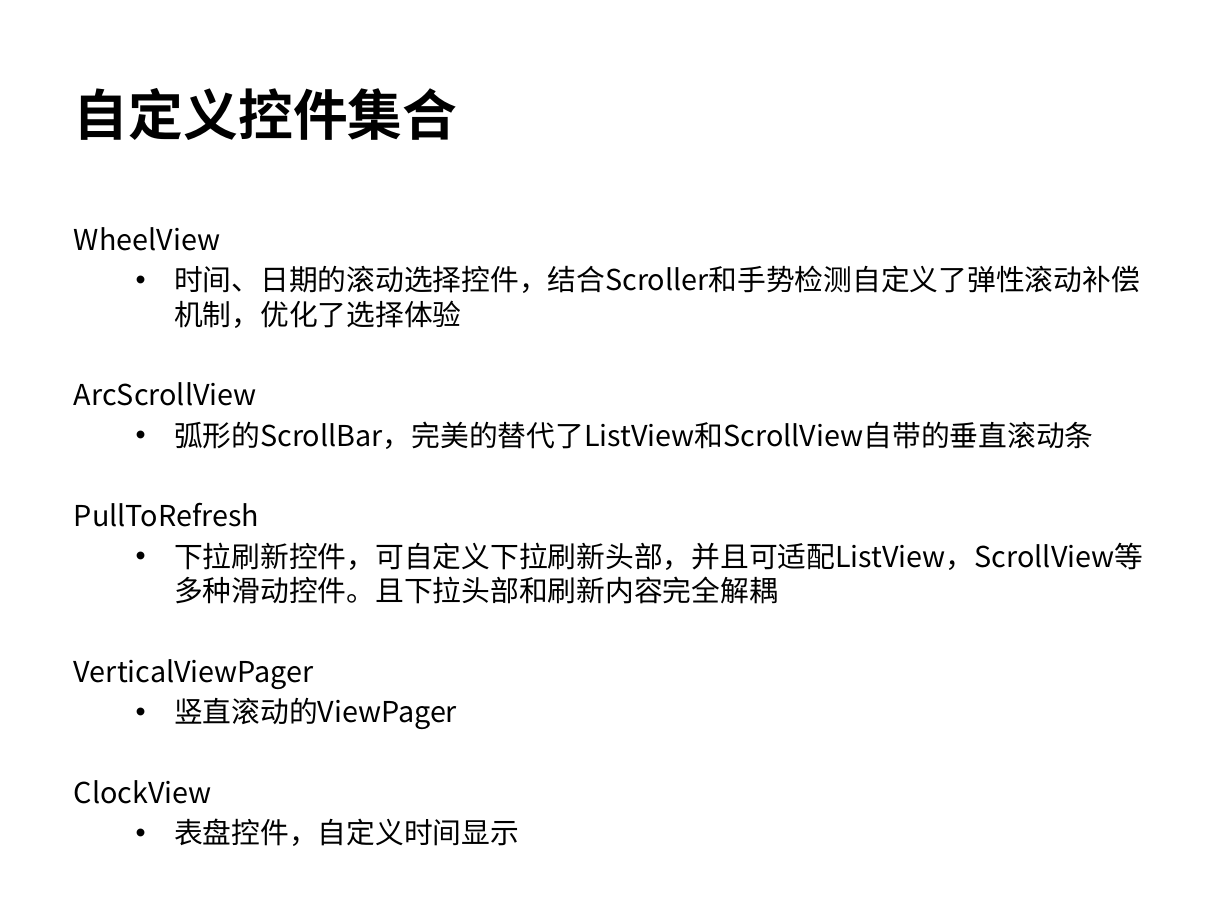
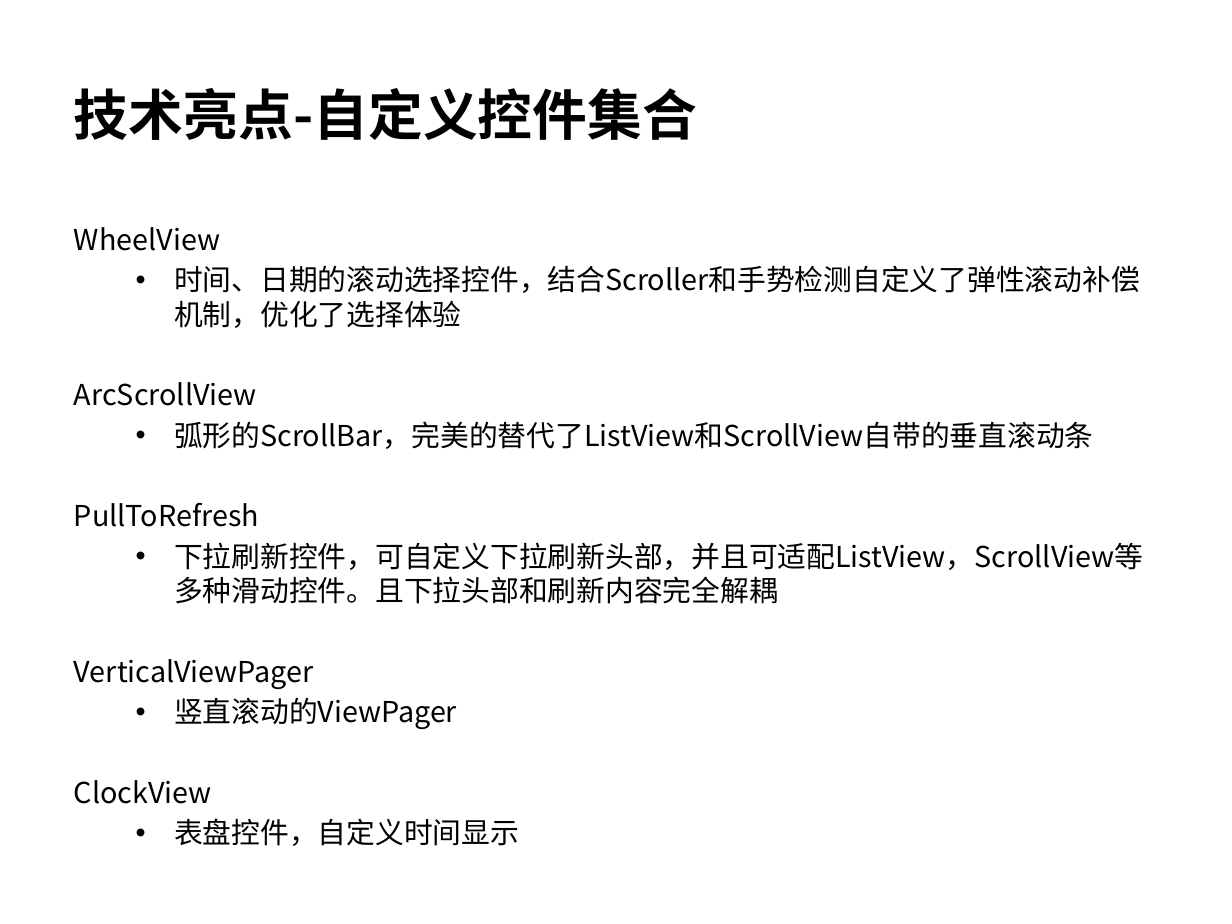
Before and after one commit to wangzhengyi/WangZhengyi, a slide deck: slide 12 of promote/2016-promote-p6.pptx. Drawn at 1232x924 pixels with LibreOffice and Linux fonts; fonts in the diff are those of the drawing. Boxes give left, top, right and bottom in pixels: in the first picture for what was removed or moved away, otherwise in the second. Text is boxed around its words. In the diff, an @@ line names an element or a change of style, - is before the commit and + after.

Commit message:
20160511-增加技术亮点

```diff
--- a/promote/2016-promote-p6.pptx
+++ b/promote/2016-promote-p6.pptx
@@ title at (74, 88, 697, 140): text changed @@
-自定义控件集合
+技术亮点-自定义控件集合
```
Also in this commit, not shown: 2 other slides changed.
